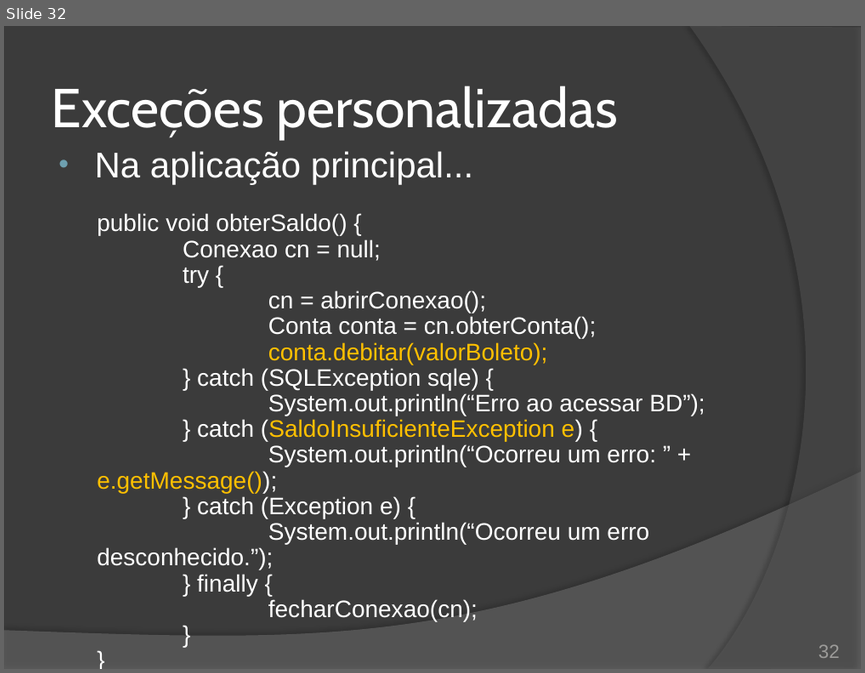
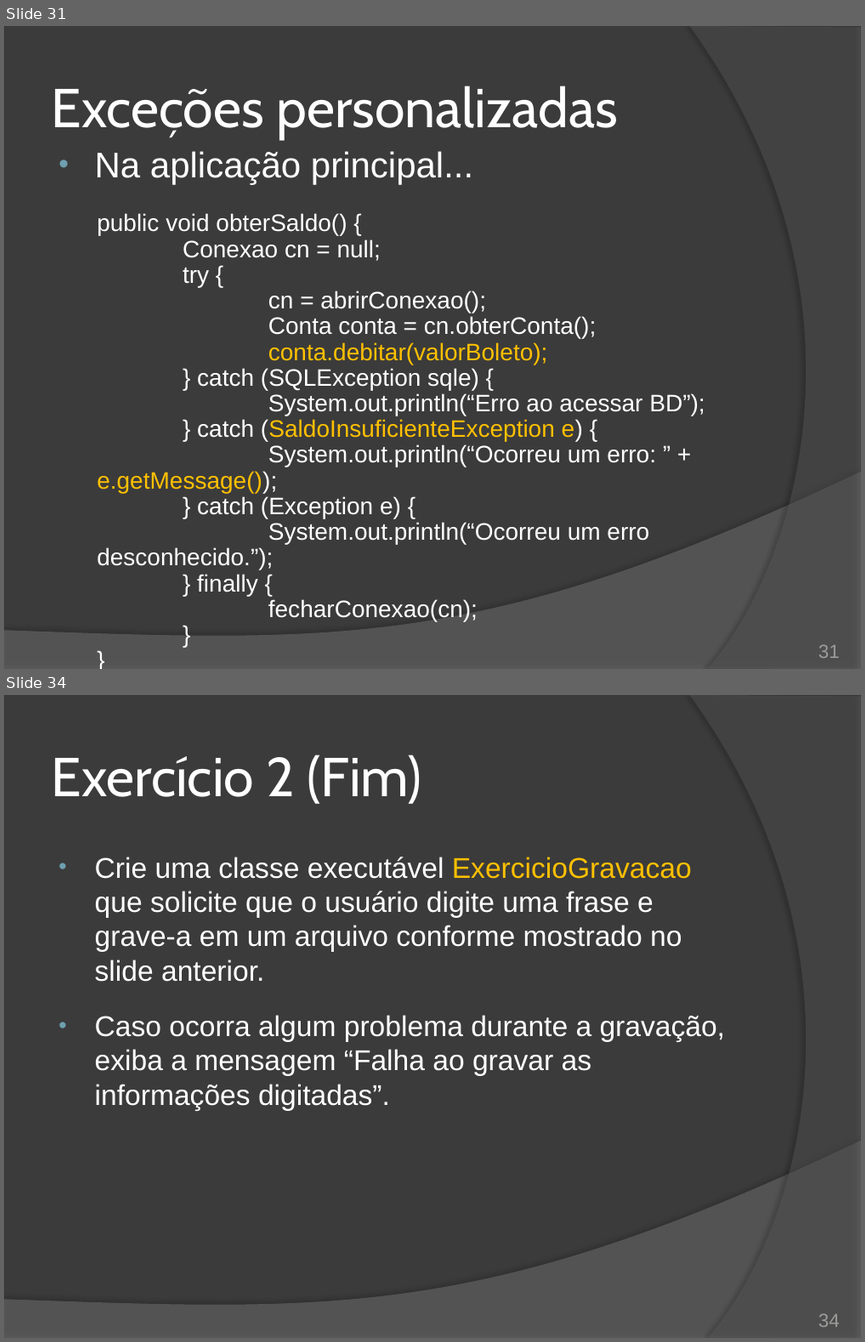
Before and after one commit to duchesqui/slzvieira-training, a slide deck: 2-Java-Programmer-Modulo-II/12.Capitulo06.pptx. Shown one above the other, each under a label of ours: slide 32 before the commit, slides 31 and 34 after it; the slides between them are not shown. The pictures are 865x673 and 865x1342 pixels, drawn with LibreOffice and Linux fonts; fonts in the diff are those of the drawing. Boxes give left, top, right and bottom in pixels: in the first picture for what was removed or moved away, otherwise in the second. Text is boxed around its words. In the diff, an @@ line names an element or a change of style, - is before the commit and + after.

Commit message:
Capítulo 6: Exercício

```diff
--- a/2-Java-Programmer-Modulo-II/12.Capitulo06.pptx
+++ b/2-Java-Programmer-Modulo-II/12.Capitulo06.pptx
@@ slide 34 added at [4, 695, 861, 1338], background #3B3B3B; not listed: 2 template elements that a slide beside it also shows @@
@@ title added at [51, 755, 422, 804], 46 pt, text #FFFFFF @@
+Exercício 2 (Fim)
@@ text added at [95, 857, 726, 1111], 24 pt, text #FFFFFF @@
+• Crie uma classe executável ExercicioGravacao que solicite que o usuário digite uma frase e grave-a em um arquivo conforme mostrado no slide anterior.
+• Caso ocorra algum problema durante a gravação, exiba a mensagem “Falha ao gravar as informações digitadas”.
@@ page number added at [818, 1313, 840, 1327], 16 pt, text #9D9B9A @@
+34
@@ what was slide 32 is now slide 31 @@
@@ page number at [818, 644, 840, 658]: text changed @@
-32
+31
```
Also in this commit, not shown: 6 slides changed, 2 other slides added, 2 slides removed.
